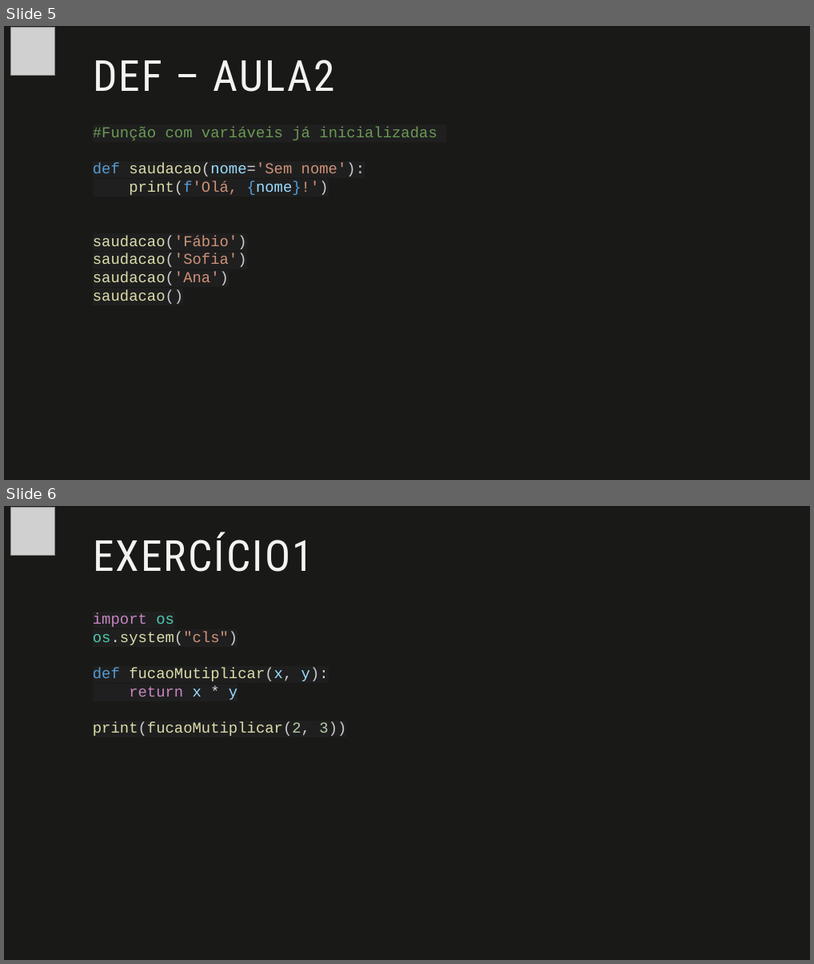
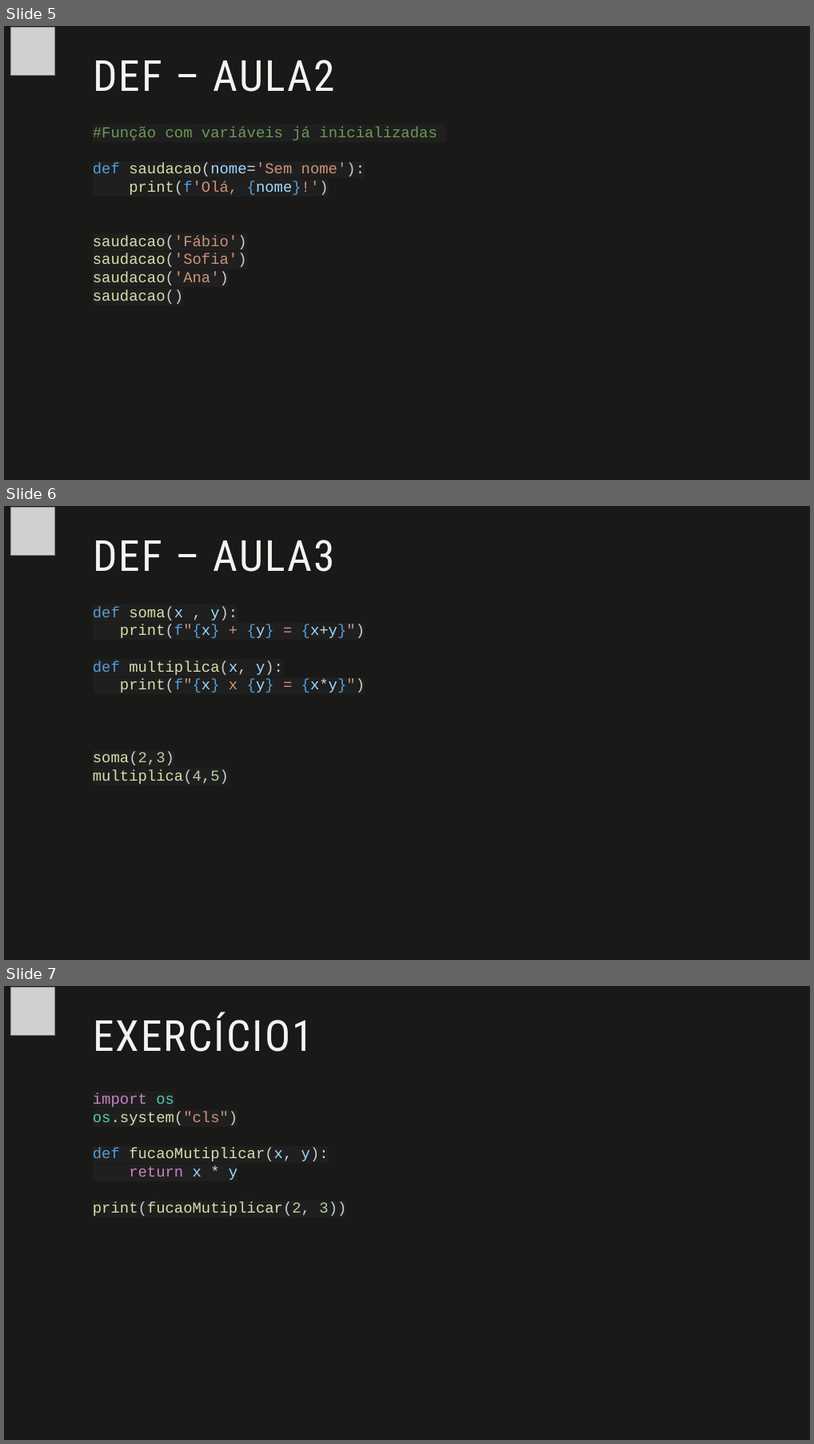
Before and after one commit to fabio-sudo/PythonCurso, a slide deck: Python_Dev/Python Intermediário/Material Python/1- Funções em Python.pptx. Shown one above the other, each under a label of ours: slides 5 and 6 before the commit, slides 5, 6 and 7 after it. The pictures are 814x964 and 814x1444 pixels, drawn with LibreOffice and Linux fonts; fonts in the diff are those of the drawing; grey boxes stand for pictures. Boxes give left, top, right and bottom in pixels: in the first picture for what was removed or moved away, otherwise in the second. Text is boxed around its words. In the diff, an @@ line names an element or a change of style, - is before the commit and + after.

```diff
--- a/Python_Dev/Python Intermediário/Material Python/1- Funções em Python.pptx
+++ b/Python_Dev/Python Intermediário/Material Python/1- Funções em Python.pptx
@@ slide 6 added at [4, 506, 810, 960], background #191917 @@
@@ picture added at [10, 508, 54, 555] @@
@@ title added at [93, 540, 335, 572], 51 pt, text #F3F3F2 @@
+DEF – AULA3
@@ text added at [93, 606, 365, 784], 18 pt, text #DCDCAA @@
+def soma(x , y):
+print(f"{x} + {y} = {x+y}")
+def multiplica(x, y):
+print(f"{x} x {y} = {x*y}")
+soma(2,3)
+multiplica(4,5)
@@ what was slide 6 is now slide 7 @@
```
Also in this commit, not shown: 2 other slides added, 2 other files.
